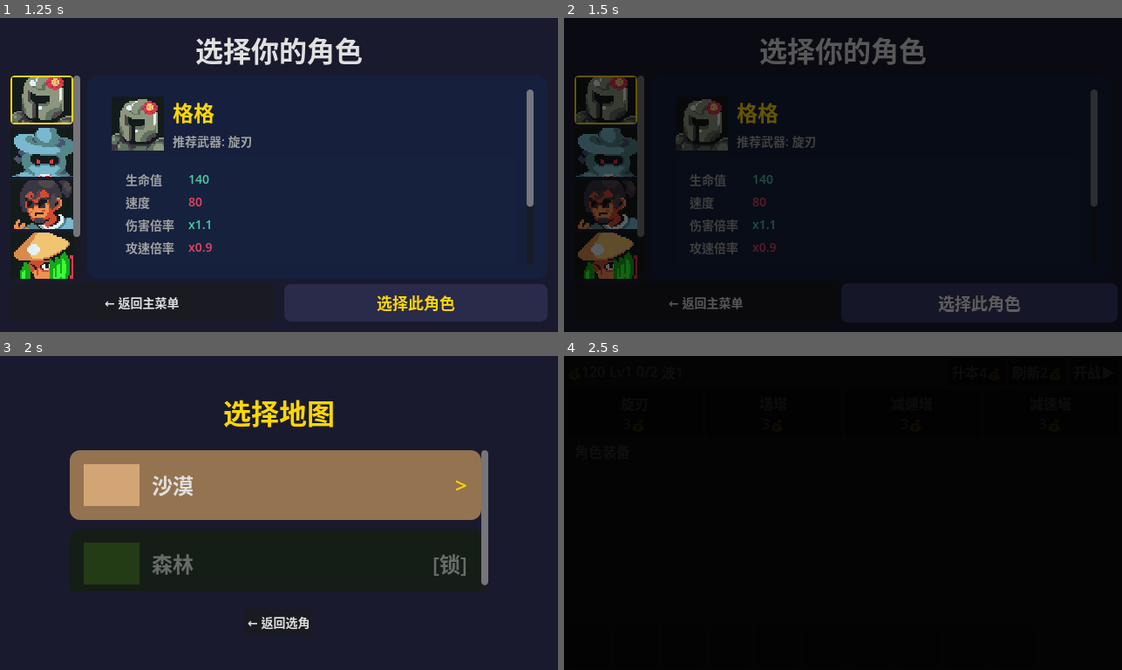
Above: before the commit, frames 1-4 (two rows, left to right).
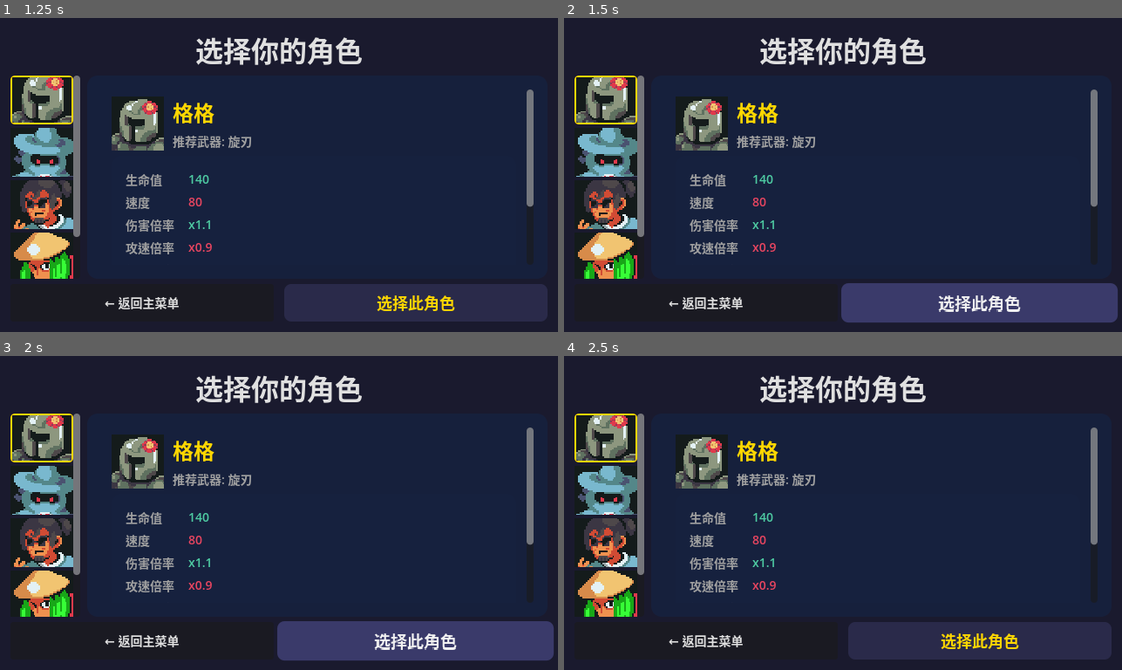
Above: after the commit, the same moments.

Repository: felang/utoland
Game: Godot game, scene res://scenes/ui/start_menu.tscn
Same seed, same stepped clock (60 frames per second), same inputs: the game is played once before the commit and once after it.
Inputs (mouse positions are in pixels of both pictures, inside the frame that each line leads up to):
- Up to frame 1 (1.25 s): click "开始游戏" at 0.5 s
- Up to frame 2 (1.5 s): click "选择此角色" at 1.25 s
- Up to frame 3 (2 s): no input
- Up to frame 4 (2.5 s): move the mouse to (965, 497) at 2.02 s; hold D (move_right) from 2.03 s (still down); click (965, 497) at 2.17 s

Frame 1 is identical in both runs. In frame 2, 91% of the frame differs, in the area x 0-100%, y 0-100%; in frame 3, 46%; in frame 4, 97%.
Error after the commit: Parse Error: Could not find type "PairSynergyManager" in the current scope. (res://scripts/core/game_data.gd:56)

Commit message:
feat: 角色被动重写 — 移除旧 PassiveType，实现 5 个新被动
- 删除 PassiveType 枚举和 character_passive_type/value/coin_drop_mult
- Kaze: 疾风连击（连击叠加伤害）
- Nemo: 控场大师（控制效果范围+30%）
- Gorg: 血怒（损失血量增加 AOE 伤害）
- Dora: 坚壁回馈（定时回复+坚守单位翻倍）
- Merlin: 增幅领域（增益范围+40%）

Co-Authored-By: Claude Opus 4.6 (1M context) <noreply@anthropic.com>

Diff:
--- a/scripts/core/enums.gd
+++ b/scripts/core/enums.gd
@@ -98,15 +98,6 @@
 	const BOOST = "boost"
 	const ALL = [ASSAULT, CONTROL, BLAST, FORTIFY, BOOST]
 
-# 角色被动技能类型
-class PassiveType:
-	const NONE = ""
-	const KILL_HEAL = "kill_heal"
-	const TOWER_ATTACK_SPEED_BONUS = "tower_attack_speed_bonus"
-	const TOWER_HP_BONUS = "tower_hp_bonus"
-	const COIN_BONUS = "coin_bonus"
-	const DAMAGE_ON_LOW_HP = "damage_on_low_hp"
-
 # 武器稀有度
 class WeaponRarity:
 	const COMMON = 0
--- a/scripts/core/game_data.gd
+++ b/scripts/core/game_data.gd
@@ -6,9 +6,10 @@
 var character_speed: float = 0.0
 var character_damage_mult: float = 1.0
 var character_attack_speed_mult: float = 1.0
-var character_passive_type: String = ""
-var character_passive_value: float = 0.0
-var coin_drop_mult: float = 1.0
+## 新被动系统
+var new_passive_id: String = ""
+var new_passive_value: float = 0.0
+var new_passive_value_2: float = 0.0
 
 var selected_map: String = Enums.Map.FOREST
 var player_stats: Dictionary = {
@@ -51,6 +52,8 @@
 
 ## 羁绊管理器
 var _synergy_manager: SynergyManager
+## 配对协同管理器
+var _pair_synergy_manager: PairSynergyManager
 
 ## 里程碑效果保留字段（初期不使用，后续 milestones 写入）
 var pierce_count: int = 0
@@ -97,6 +100,7 @@
 
 func _ready() -> void:
 	_synergy_manager = SynergyManager.new()
+	_pair_synergy_manager = PairSynergyManager.new()
 	init_character(current_character)
 
 func init_character(character_id: String) -> void:
@@ -109,13 +113,10 @@
 	character_speed = char_data.speed
 	character_damage_mult = char_data.damage_mult
 	character_attack_speed_mult = char_data.attack_speed_mult
-	character_passive_type = char_data.passive_type
-	character_passive_value = char_data.passive_value
-	# 金币掉落倍率（coin_bonus 被动）
-	if character_passive_type == Enums.PassiveType.COIN_BONUS:
-		coin_drop_mult = 1.0 + character_passive_value
-	else:
-		coin_drop_mult = 1.0
+	# 新被动系统
+	new_passive_id = char_data.new_passive_id
+	new_passive_value = char_data.new_passive_value
+	new_passive_value_2 = char_data.new_passive_value_2
 
 func reset() -> void:
 	init_character(current_character)
@@ -145,6 +146,7 @@
 	synergy_active_tiers = {}
 	active_pair_synergies = []
 	_synergy_manager = SynergyManager.new()
+	_pair_synergy_manager = PairSynergyManager.new()
 
 # ===== 种群系统 =====
 
@@ -194,6 +196,7 @@
 	deployed_weapons.append({id = item.id, level = item.level})
 	EventBus.item_deployed.emit(item)
 	_synergy_manager.recalculate()
+	_pair_synergy_manager.recalculate()
 	return true
 
 func undeploy_weapon(deploy_index: int) -> void:
@@ -204,6 +207,7 @@
 	bag.append({id = item.id, type = "weapon", level = item.level})
 	EventBus.item_undeployed.emit(item)
 	_synergy_manager.recalculate()
+	_pair_synergy_manager.recalculate()
 
 func deploy_tower(bag_index: int, grid_pos: Vector2i) -> bool:
 	if not can_deploy():
@@ -217,6 +221,7 @@
 	deployed_towers.append({id = item.id, level = item.level, grid_pos = grid_pos})
 	EventBus.item_deployed.emit(item)
 	_synergy_manager.recalculate()
+	_pair_synergy_manager.recalculate()
 	return true
 
 func undeploy_tower(deploy_index: int) -> void:
@@ -227,6 +232,7 @@
 	bag.append({id = item.id, type = "tower", level = item.level})
 	EventBus.item_undeployed.emit(item)
 	_synergy_manager.recalculate()
+	_pair_synergy_manager.recalculate()
 
 # ===== 出售 =====
 
@@ -264,6 +270,7 @@
 	EventBus.item_sold.emit(item, refund)
 	EventBus.coins_changed.emit(refund, coins)
 	_synergy_manager.recalculate()
+	_pair_synergy_manager.recalculate()
 	return refund
 
 # ===== 合成系统 =====
@@ -306,6 +313,7 @@
 	bag.append({id = item_id, type = item_type, level = new_level})
 	EventBus.item_merged.emit(item_id, new_level)
 	_synergy_manager.recalculate()
+	_pair_synergy_manager.recalculate()
 	# 递归检查
 	_check_merge(item_id, new_level)
 
--- a/scripts/entities/enemy.gd
+++ b/scripts/entities/enemy.gd
@@ -95,6 +95,9 @@
 func take_damage(amount: float) -> void:
 	# Control 3: 脆弱标记 — 被控制的敌人受到额外伤害
 	amount = _apply_vulnerable_mult(amount)
+	# 极寒囚笼：frozen_cage 定身中受到 +30% 伤害
+	if _root_source == "frozen_cage" and GameData.active_pair_synergies.has("frozen_cage"):
+		amount *= 1.3
 	health.take_damage(amount)
 
 func die() -> void:
@@ -118,7 +121,7 @@
 		return
 
 	var coin_count: int = randi_range(data.coin_drop_min, data.coin_drop_max)
-	coin_count = int(coin_count * _elite_coin_mult * GameData.coin_drop_mult)
+	coin_count = int(coin_count * _elite_coin_mult)
 	for i in coin_count:
 		var coin = SceneFactory.create_coin()
 		coin.global_position = global_position + Vector2(randf_range(-COIN_SCATTER_RANGE, COIN_SCATTER_RANGE), randf_range(-COIN_SCATTER_RANGE, COIN_SCATTER_RANGE))
--- a/scripts/entities/player.gd
+++ b/scripts/entities/player.gd
@@ -41,9 +41,12 @@
 	var sprite_frames: SpriteFrames = load(char_data.sprite_frames_path)
 	_sprite_animator.setup_from_sprite_frames(sprite_frames, char_data.sprite_pixel_size, GameConfig.ENTITY_SIZE_STANDARD)
 
-	# 被动技能初始化
-	if GameData.character_passive_type == Enums.PassiveType.KILL_HEAL:
-		EventBus.enemy_killed.connect(_on_enemy_killed_passive)
+	# 新被动技能初始化
+	_init_passives()
+
+	# 嗜血狂战：击杀敌人回复 5% 最大 HP
+	if GameData.active_pair_synergies.has("bloodthirst"):
+		EventBus.enemy_killed.connect(_on_bloodthirst_kill)
 
 func _process(delta: float) -> void:
 	if invincible_timer > 0:
@@ -51,6 +54,9 @@
 
 	# 武器系统更新
 	_weapon_manager.tick(delta)
+
+	# 被动技能更新
+	_process_passives(delta)
 
 func _physics_process(_delta: float) -> void:
 	var input_vector: Vector2 = Vector2.ZERO
@@ -122,5 +128,69 @@
 		_blink_tween.tween_property(self, "modulate:a", fx.invincible_blink_alpha_high, fx.invincible_blink_interval)
 	_blink_tween.tween_property(self, "modulate:a", 1.0, BLINK_RESET_DURATION)
 
-func _on_enemy_killed_passive(_enemy_type: String, _position: Vector2, _is_elite: bool) -> void:
-	health.heal(GameData.character_passive_value)
+# ===== 新被动系统 =====
+
+## 疾风连击（Kaze）— 连续攻击同一目标叠加伤害
+var _combo_target: Node2D = null
+var _combo_stacks: int = 0
+const _COMBO_MAX_STACKS: int = 6  # max_mult = value_2 / value = 0.3/0.05 = 6
+
+## 坚壁回馈（Dora）— 每 5 秒回复 2% 最大 HP
+var _fortify_regen_timer: float = 0.0
+const _FORTIFY_REGEN_INTERVAL: float = 5.0
+
+func _init_passives() -> void:
+	match GameData.new_passive_id:
+		"swift_combo":
+			_combo_target = null
+			_combo_stacks = 0
+		"fortify_regen":
+			_fortify_regen_timer = 0.0
+
+func _process_passives(delta: float) -> void:
+	if GameData.new_passive_id == "fortify_regen":
+		_fortify_regen_timer += delta
+		if _fortify_regen_timer >= _FORTIFY_REGEN_INTERVAL:
+			_fortify_regen_timer -= _FORTIFY_REGEN_INTERVAL
+			var heal_pct: float = GameData.new_passive_value  # 0.02
+			# 坚壁回馈：≥3 个 fortify 标签单位存活时治疗翻倍
+			var fortify_count: int = _count_fortify_units()
+			if fortify_count >= int(GameData.new_passive_value_2):
+				heal_pct *= 2.0
+			health.heal(health.max_hp * heal_pct)
+
+## 获取连击伤害倍率（供武器查询）
+func get_combo_damage_mult() -> float:
+	if GameData.new_passive_id != "swift_combo":
+		return 1.0
+	return 1.0 + (_combo_stacks * GameData.new_passive_value)
+
+## 更新连击目标（武器命中时调用）
+func update_combo_target(target: Node2D) -> void:
+	if GameData.new_passive_id != "swift_combo":
+		return
+	if target == _combo_target:
+		_combo_stacks = mini(_combo_stacks + 1, _COMBO_MAX_STACKS)
+	else:
+		_combo_target = target
+		_combo_stacks = 0
+
+## 统计 fortify 标签的上场单位数
+func _count_fortify_units() -> int:
+	var count: int = 0
+	for tower in get_tree().get_nodes_in_group(Enums.Group.TOWERS):
+		if tower is Tower and tower.data and tower.data.tag == Enums.Tag.FORTIFY:
+			count += 1
+	return count
+
+## 嗜血狂战：击杀回复 5% 最大 HP
+func _on_bloodthirst_kill(_enemy_type: String, _position: Vector2, _is_elite: bool) -> void:
+	health.heal(health.max_hp * 0.05)
+
+## 获取血怒伤害倍率（Gorg）— 供武器/塔查询 AOE 伤害加成
+func get_blood_rage_mult() -> float:
+	if GameData.new_passive_id != "blood_rage":
+		return 1.0
+	var hp_pct: float = health.current_hp / health.max_hp
+	var lost_pct: float = 1.0 - hp_pct
+	return 1.0 + minf(lost_pct / 0.1 * GameData.new_passive_value, GameData.new_passive_value_2)
--- a/scripts/entities/towers/tower.gd
+++ b/scripts/entities/towers/tower.gd
@@ -16,7 +16,6 @@
 
 func _ready() -> void:
 	_apply_level_stats()
-	_apply_character_passive()
 	_apply_synergy_bonus()
 	health.death_color = Color.GREEN
 	health.died.connect(_on_died)
@@ -25,16 +24,6 @@
 func _apply_level_stats() -> void:
 	var idx: int = current_level - 1
 	health.initialize(data.hp_per_level[idx])
-
-func _apply_character_passive() -> void:
-	var passive: String = GameData.character_passive_type
-	var value: float = GameData.character_passive_value
-	if passive == Enums.PassiveType.TOWER_ATTACK_SPEED_BONUS:
-		apply_buff(1.0, 1.0 + value, "character_passive")
-	elif passive == Enums.PassiveType.TOWER_HP_BONUS:
-		var bonus_hp: float = health.max_hp * value
-		health.max_hp += bonus_hp
-		health.current_hp += bonus_hp
 
 ## 应用羁绊 2 档加成（assault/fortify/boost 回退的伤害/血量加成）
 func _apply_synergy_bonus() -> void:
--- a/scripts/entities/towers/tower_buff.gd
+++ b/scripts/entities/towers/tower_buff.gd
@@ -12,11 +12,19 @@
 func _ready() -> void:
 	tower_type = Enums.TowerId.MINT
 	super._ready()
+	# 增幅领域（Merlin）— boost 标签塔的效果范围 +40%
+	if GameData.new_passive_id == "amplify_field" and data.tag == Enums.Tag.BOOST:
+		var shape_node: CollisionShape2D = _buff_area.get_node_or_null("CollisionShape2D")
+		if shape_node and shape_node.shape is CircleShape2D:
+			shape_node.shape.radius *= (1.0 + GameData.new_passive_value)
 	_buff_area.body_entered.connect(_on_tower_entered)
 	_buff_area.body_exited.connect(_on_tower_exited)
 	# Boost 3/5: 延迟一帧确保 SynergyEffectProcessor 已就绪
 	call_deferred("_apply_self_boost")
 	call_deferred("_apply_global_boost")
+	# 魔力共鸣：buff 无距离限制，应用到所有塔
+	if GameData.active_pair_synergies.has("magic_resonance"):
+		call_deferred("_apply_global_resonance")
 
 func _apply_level_stats() -> void:
 	super._apply_level_stats()
@@ -62,6 +70,15 @@
 		GameData.player_stats[Enums.Stat.DAMAGE_MULT] = GameData.character_damage_mult * buff_damage_mult
 		GameData.player_stats[Enums.Stat.ATTACK_SPEED_MULT] = GameData.character_attack_speed_mult * buff_speed_mult
 
+## 魔力共鸣：buff 应用到场上所有塔（无距离限制）
+func _apply_global_resonance() -> void:
+	if not is_inside_tree():
+		return
+	for tower in get_tree().get_nodes_in_group(Enums.Group.TOWERS):
+		if tower is Tower and tower != self and tower not in _buffed_towers:
+			tower.apply_buff(buff_damage_mult, buff_speed_mult, str(get_instance_id()))
+			_buffed_towers.append(tower)
+
 func _get_synergy_processor() -> SynergyEffectProcessor:
 	if not is_inside_tree():
 		return null
--- a/scripts/entities/towers/tower_slow.gd
+++ b/scripts/entities/towers/tower_slow.gd
@@ -19,6 +19,9 @@
 	super._apply_level_stats()
 	var idx: int = current_level - 1
 	slow_radius = data.attack_range_per_level[idx]
+	# 控场大师（Nemo）— 控制效果范围 +30%
+	if GameData.new_passive_id == "field_master" and data.tag == Enums.Tag.CONTROL:
+		slow_radius *= (1.0 + GameData.new_passive_value)
 	slow_percent = data.slow_ratio_per_level[idx]
 
 func _on_enemy_entered(body: Node2D) -> void:
--- a/scripts/entities/weapons/ice_gun_weapon.gd
+++ b/scripts/entities/weapons/ice_gun_weapon.gd
@@ -6,6 +6,10 @@
 	var bullet: BulletProjectile = SceneFactory.create_bullet_projectile()
 	bullet.speed = weapon_data.bullet_speed
 	bullet.slow_on_hit = weapon_data.slow_on_hit
-	bullet.slow_duration = weapon_data.slow_duration
+	# 控场大师（Nemo）— 控制效果持续时间 +30%
+	var slow_dur: float = weapon_data.slow_duration
+	if GameData.new_passive_id == "field_master":
+		slow_dur *= (1.0 + GameData.new_passive_value)
+	bullet.slow_duration = slow_dur
 	scene_parent.add_child(bullet)
 	bullet.setup(damage, weapon_data.knockback_force, owner_node.global_position, direction)
--- a/scripts/entities/weapons/weapon.gd
+++ b/scripts/entities/weapons/weapon.gd
@@ -20,16 +20,16 @@
 
 func get_damage() -> float:
 	var base: float = weapon_data.damage_per_level[get_current_level() - 1]
-	# 角色被动：低血量伤害加成（仅影响武器伤害，不影响塔伤害）
-	if GameData.character_passive_type == Enums.PassiveType.DAMAGE_ON_LOW_HP:
-		if owner_node and owner_node.has_node("HealthComponent"):
-			var hp: HealthComponent = owner_node.get_node("HealthComponent")
-			if hp.current_hp / hp.max_hp < 0.3:
-				base *= (1.0 + GameData.character_passive_value)
 	# 羁绊 2 档：伤害倍率加成（assault / boost 回退）
 	if GameData._synergy_manager:
 		var synergy_bonus: float = GameData._synergy_manager.get_damage_mult_bonus(weapon_data.id)
 		base *= (1.0 + synergy_bonus)
+	# 新被动：疾风连击（Kaze）— 连击伤害加成
+	if GameData.new_passive_id == "swift_combo" and owner_node and owner_node.has_method("get_combo_damage_mult"):
+		base *= owner_node.get_combo_damage_mult()
+	# 新被动：血怒（Gorg）— 失血伤害加成
+	if GameData.new_passive_id == "blood_rage" and owner_node and owner_node.has_method("get_blood_rage_mult"):
+		base *= owner_node.get_blood_rage_mult()
 	return base
 
 func get_fire_rate() -> float:
--- a/scripts/resources/character_data.gd
+++ b/scripts/resources/character_data.gd
@@ -16,7 +16,7 @@
 @export var recommended_tower: String = ""
 ## 协同标签（使用 Enums.Tag 常量）
 @export var tag: String = ""
-## 被动技能类型（使用 Enums.PassiveType 常量）
+## 旧被动技能类型（已弃用，保留兼容 .tres 文件）
 @export var passive_type: String = ""
 ## 被动技能数值
 @export var passive_value: float = 0.0
--- a/tests/integration/test_combat_flow.gd
+++ b/tests/integration/test_combat_flow.gd
@@ -9,8 +9,8 @@
 	# Setup test scene
 	test_scene = Node2D.new()
 	add_child_autofree(test_scene)
-	# 重置金币倍率，防止其他测试设置角色被动影响
-	GameData.coin_drop_mult = 1.0
+	# 重置被动系统
+	GameData.new_passive_id = ""
 
 func test_tower_shoots_at_enemy():
 	# Test that tower can shoot bullets
--- a/tests/unit/test_character_passive.gd
+++ /dev/null
@@ -1,27 +0,0 @@
-extends GutTest
-
-func test_init_character_sets_passive_fields() -> void:
-	GameData.init_character(Enums.Character.DORA)
-	assert_eq(GameData.character_passive_type, "coin_bonus", "Dora 被动类型应为 coin_bonus")
-	assert_almost_eq(GameData.character_passive_value, 0.2, 0.001, "Dora 被动值应为 0.2")
-
-func test_coin_drop_mult_default() -> void:
-	GameData.init_character(Enums.Character.DORA)
-	assert_almost_eq(GameData.coin_drop_mult, 1.2, 0.001, "Dora coin_bonus 被动应使倍率为 1.2")
-
-func test_reset_applies_starting_gold() -> void:
-	GameData.current_character = Enums.Character.DORA
-	GameData.reset()
-	var char_data: CharacterData = GameConfig.characters[Enums.Character.DORA]
-	var expected: int = GameConfig.PLAYER["initial_coins"] + char_data.starting_gold
-	assert_eq(GameData.coins, expected, "reset 后金币应为 initial_coins + starting_gold")
-
-func test_player_stats_no_hp_regen_key() -> void:
-	GameData.current_character = Enums.Character.DORA
-	GameData.reset()
-	assert_false(GameData.player_stats.has("hp_regen"), "player_stats 不应再包含 hp_regen")
-
-func test_player_stats_no_move_speed_mult_key() -> void:
-	GameData.current_character = Enums.Character.DORA
-	GameData.reset()
-	assert_false(GameData.player_stats.has("move_speed_mult"), "player_stats 不应再包含 move_speed_mult")
--- a/tests/unit/test_character_selection.gd
+++ b/tests/unit/test_character_selection.gd
@@ -41,21 +41,16 @@
 	var invalid_path := "res://nonexistent/portrait.png"
 	assert_false(ResourceLoader.exists(invalid_path), "无效路径应不存在")
 
-const VALID_PASSIVE_TYPES: Array[String] = [
-	Enums.PassiveType.NONE,
-	Enums.PassiveType.KILL_HEAL,
-	Enums.PassiveType.TOWER_ATTACK_SPEED_BONUS,
-	Enums.PassiveType.TOWER_HP_BONUS,
-	Enums.PassiveType.COIN_BONUS,
-	Enums.PassiveType.DAMAGE_ON_LOW_HP,
+const VALID_NEW_PASSIVE_IDS: Array[String] = [
+	"", "swift_combo", "field_master", "blood_rage", "fortify_regen", "amplify_field",
 ]
 
-func test_character_has_valid_passive_type() -> void:
+func test_character_has_valid_new_passive_id() -> void:
 	for character_id in GameConfig.characters:
 		var char_data: CharacterData = GameConfig.characters[character_id]
 		assert_true(
-			char_data.passive_type in VALID_PASSIVE_TYPES,
-			"%s passive_type '%s' 不是有效的 PassiveType 常量" % [character_id, char_data.passive_type]
+			char_data.new_passive_id in VALID_NEW_PASSIVE_IDS,
+			"%s new_passive_id '%s' 不是有效的被动 ID" % [character_id, char_data.new_passive_id]
 		)
 
 func test_character_has_starting_gold() -> void:
--- /dev/null
+++ b/tests/unit/test_new_passives.gd
@@ -0,0 +1,71 @@
+extends GutTest
+
+# 新被动系统测试
+
+func before_each() -> void:
+	GameData.reset()
+
+func test_kaze_passive_loaded() -> void:
+	GameData.init_character("kaze")
+	assert_eq(GameData.new_passive_id, "swift_combo")
+	assert_almost_eq(GameData.new_passive_value, 0.05, 0.001)
+	assert_almost_eq(GameData.new_passive_value_2, 0.3, 0.001)
+
+func test_nemo_passive_loaded() -> void:
+	GameData.init_character("nemo")
+	assert_eq(GameData.new_passive_id, "field_master")
+	assert_almost_eq(GameData.new_passive_value, 0.3, 0.001)
+
+func test_gorg_passive_loaded() -> void:
+	GameData.init_character("gorg")
+	assert_eq(GameData.new_passive_id, "blood_rage")
+	assert_almost_eq(GameData.new_passive_value, 0.05, 0.001)
+	assert_almost_eq(GameData.new_passive_value_2, 0.5, 0.001)
+
+func test_dora_passive_loaded() -> void:
+	GameData.init_character("dora")
+	assert_eq(GameData.new_passive_id, "fortify_regen")
+	assert_almost_eq(GameData.new_passive_value, 0.02, 0.001)
+	assert_almost_eq(GameData.new_passive_value_2, 3.0, 0.001)
+
+func test_merlin_passive_loaded() -> void:
+	GameData.init_character("merlin")
+	assert_eq(GameData.new_passive_id, "amplify_field")
+	assert_almost_eq(GameData.new_passive_value, 0.4, 0.001)
+
+func test_old_passive_fields_removed() -> void:
+	# 验证旧被动字段已移除
+	GameData.init_character("dora")
+	assert_false("character_passive_type" in GameData, "旧被动字段 character_passive_type 应已移除")
+	assert_false("coin_drop_mult" in GameData, "旧字段 coin_drop_mult 应已移除")
+
+func test_reset_clears_passive() -> void:
+	GameData.init_character("kaze")
+	assert_eq(GameData.new_passive_id, "swift_combo")
+	# reset 会重新调用 init_character，所以被动应被重新设置
+	GameData.reset()
+	# reset 调用 init_character(current_character)，current_character 仍为 kaze
+	assert_eq(GameData.new_passive_id, "swift_combo")
+
+func test_switch_character_updates_passive() -> void:
+	GameData.init_character("kaze")
+	assert_eq(GameData.new_passive_id, "swift_combo")
+	GameData.init_character("dora")
+	assert_eq(GameData.new_passive_id, "fortify_regen")
+
+func test_reset_applies_starting_gold() -> void:
+	GameData.current_character = Enums.Character.DORA
+	GameData.reset()
+	var char_data: CharacterData = GameConfig.characters[Enums.Character.DORA]
+	var expected: int = GameConfig.PLAYER["initial_coins"] + char_data.starting_gold
+	assert_eq(GameData.coins, expected, "reset 后金币应为 initial_coins + starting_gold")
+
+func test_player_stats_no_hp_regen_key() -> void:
+	GameData.current_character = Enums.Character.DORA
+	GameData.reset()
+	assert_false(GameData.player_stats.has("hp_regen"), "player_stats 不应包含 hp_regen")
+
+func test_player_stats_no_move_speed_mult_key() -> void:
+	GameData.current_character = Enums.Character.DORA
+	GameData.reset()
+	assert_false(GameData.player_stats.has("move_speed_mult"), "player_stats 不应包含 move_speed_mult")
